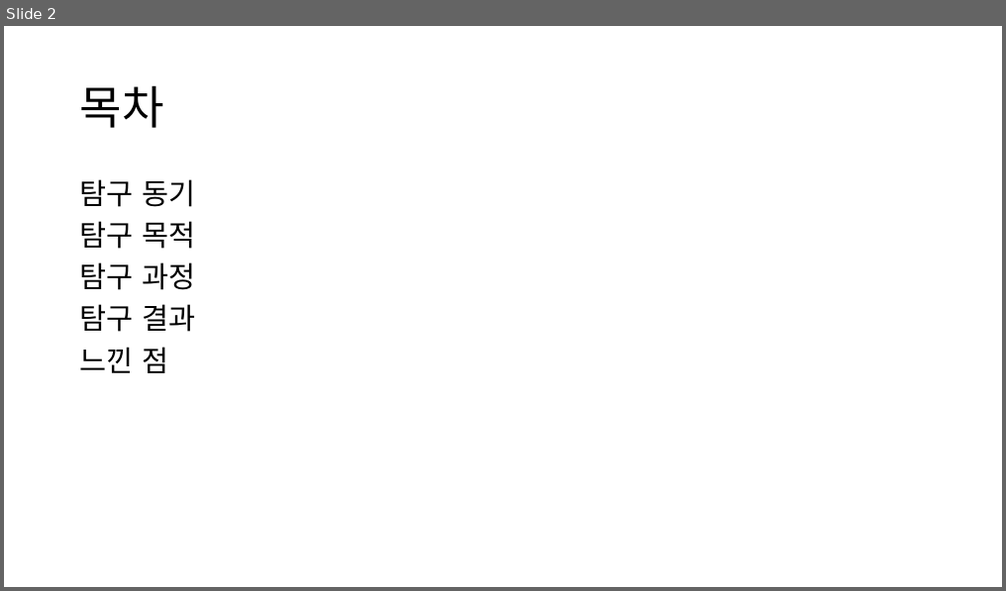
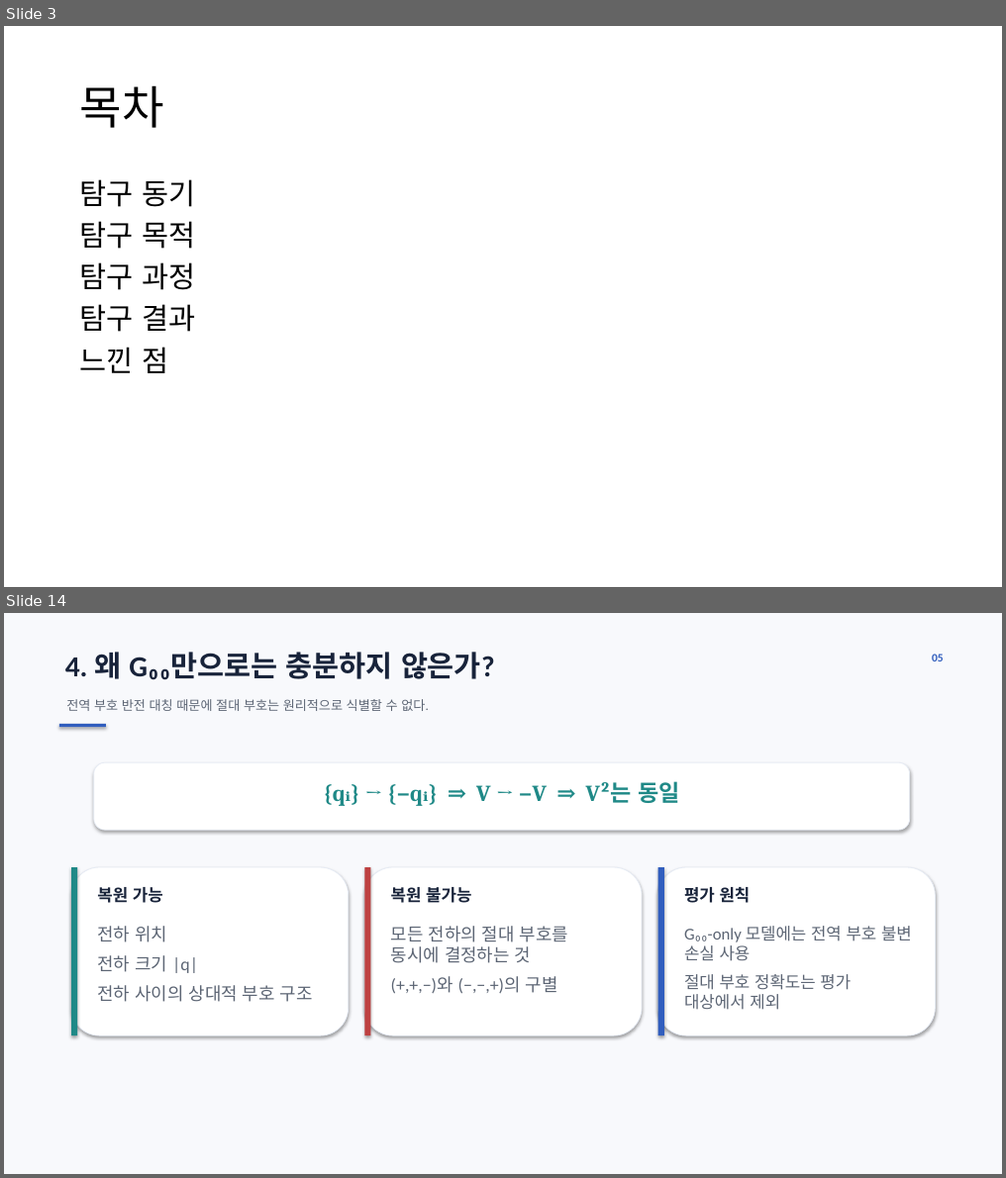
Before and after one commit to ohyunu525/KK-AI, a slide deck: Documents/보고서 파일.pptx. Shown one above the other, each under a label of ours: slide 2 before the commit, slides 3 and 14 after it; the slides between them are not shown. The pictures are 1006x591 and 1006x1178 pixels, drawn with LibreOffice and Linux fonts; fonts in the diff are those of the drawing. Boxes give left, top, right and bottom in pixels: in the first picture for what was removed or moved away, otherwise in the second. Text is boxed around its words. In the diff, an @@ line names an element or a change of style, - is before the commit and + after.

```diff
--- a/Documents/보고서 파일.pptx
+++ b/Documents/보고서 파일.pptx
@@ slide 14 added at [4, 613, 1002, 1174], background #FFFFFF @@
@@ rectangle added at [4, 613, 1002, 1174], fill #F8F9FC @@
@@ text added at [65, 652, 495, 680], 28 pt, text #18233A, bold @@
+4. 왜 G₀₀만으로는 충분하지 않은가?
@@ text added at [932, 654, 944, 662], 11 pt, text #315EBE, bold @@
+05
@@ text added at [66, 699, 429, 711], 12.5 pt, text #5C6574 @@
+전역 부호 반전 대칭 때문에 절대 부호는 원리적으로 식별할 수 없다.
@@ rectangle added at [59, 724, 106, 727], fill #315EBE @@
@@ rounded rectangle added at [94, 762, 910, 830], fill #FFFFFF, outline #E6EBF4 0.75 pt @@
@@ text added at [476, 781, 679, 803], 22 pt, text #1F8987, bold @@
+{qᵢ} → {−qᵢ} ⇒ V → −V ⇒ V²는 동일
@@ rounded rectangle added at [71, 867, 349, 1036], fill #FFFFFF, outline #E6EBF4 0.75 pt @@
@@ rectangle added at [71, 867, 77, 1036], fill #1F8987 @@
@@ rounded rectangle added at [364, 867, 642, 1036], fill #FFFFFF, outline #E6EBF4 0.75 pt @@
@@ rectangle added at [364, 867, 371, 1036], fill #BE4141 @@
@@ rounded rectangle added at [658, 867, 936, 1036], fill #FFFFFF, outline #E6EBF4 0.75 pt @@
@@ rectangle added at [658, 867, 664, 1036], fill #315EBE @@
@@ text added at [97, 887, 163, 903], 16 pt, text #18233A, bold @@
+복원 가능
@@ text added at [391, 887, 471, 903], 16 pt, text #18233A, bold @@
+복원 불가능
@@ text added at [684, 887, 750, 903], 16 pt, text #18233A, bold @@
+평가 원칙
@@ text added at [97, 926, 313, 1002], 17 pt, text #5C6574 @@
+전하 위치
+전하 크기 |q|
+전하 사이의 상대적 부호 구조
@@ text added at [391, 926, 568, 993], 17 pt, text #5C6574 @@
+모든 전하의 절대 부호를 동시에 결정하는 것
+(+,+,−)와 (−,−,+)의 구별
@@ text added at [684, 926, 912, 1010], 16 pt, text #5C6574 @@
+G₀₀-only 모델에는 전역 부호 불변 손실 사용
+절대 부호 정확도는 평가 대상에서 제외
@@ what was slide 2 is now slide 3 @@
```
Also in this commit, not shown: 4 slides changed, 11 other slides added, 1 slide removed, 2 other files.
